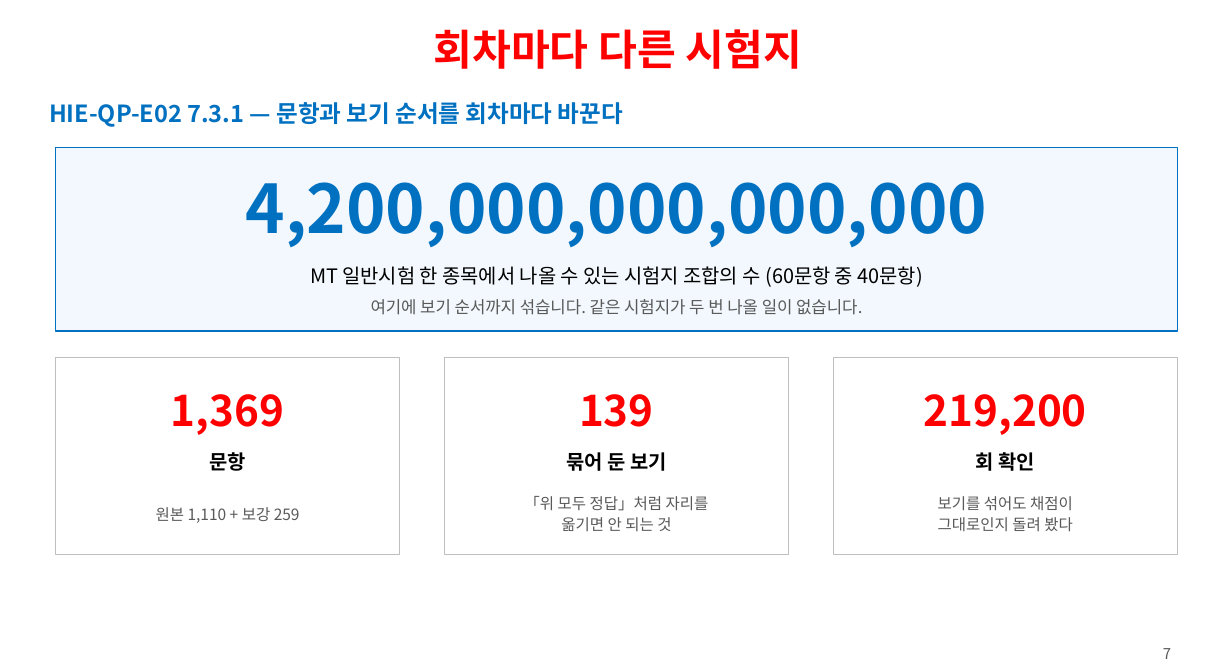
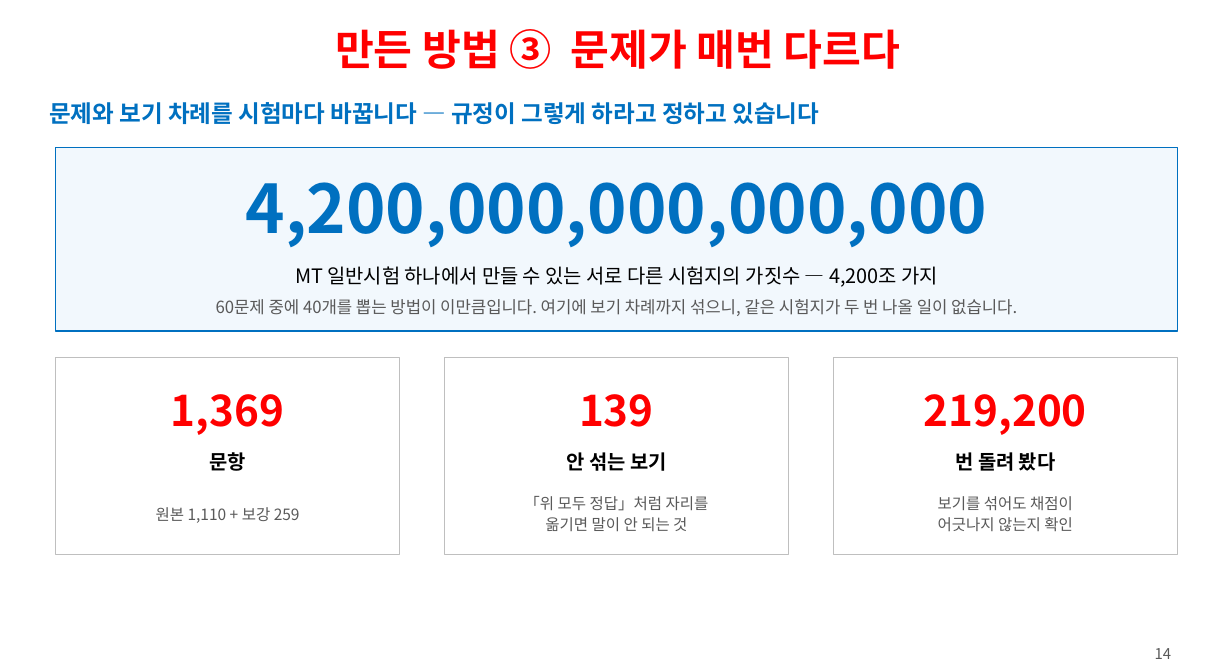
Before and after one commit to ys1277-sys/HIENDT-CBT, a slide deck: slide 14 of docs/발표자료-CBT-2026-08.pptx (slide 7 before the commit). Drawn at 1232x671 pixels with LibreOffice and Linux fonts; fonts in the diff are those of the drawing. Boxes give left, top, right and bottom in pixels: in the first picture for what was removed or moved away, otherwise in the second. Text is boxed around its words. In the diff, an @@ line names an element or a change of style, - is before the commit and + after.

```diff
--- a/docs/발표자료-CBT-2026-08.pptx
+++ b/docs/발표자료-CBT-2026-08.pptx
@@ text at <box>335,29,900,69</box>: text changed @@
-회차마다 다른 시험지
+만든 방법 ③ 문제가 매번 다르다
@@ text at <box>49,102,820,124</box>: text changed @@
-HIE-QP-E02 7.3.1 — 문항과 보기 순서를 회차마다 바꾼다
+문제와 보기 차례를 시험마다 바꿉니다 — 규정이 그렇게 하라고 정하고 있습니다
@@ text at <box>295,266,937,287</box>: text changed @@
-MT 일반시험 한 종목에서 나올 수 있는 시험지 조합의 수 (60문항 중 40문항)
+MT 일반시험 하나에서 만들 수 있는 서로 다른 시험지의 가짓수 — 4,200조 가지
@@ text at <box>216,299,1017,316</box>: text changed @@
-여기에 보기 순서까지 섞습니다. 같은 시험지가 두 번 나올 일이 없습니다.
+60문제 중에 40개를 뽑는 방법이 이만큼입니다. 여기에 보기 차례까지 섞으니, 같은 시험지가 두 번 나올 일이 없습니다.
@@ text at <box>566,452,666,471</box>: text changed @@
-묶어 둔 보기
+안 섞는 보기
@@ text at <box>955,452,1055,471</box>: text changed @@
-회 확인
+번 돌려 봤다
@@ text at <box>545,517,687,531</box>: text changed @@
-옮기면 안 되는 것
+옮기면 말이 안 되는 것
@@ text at <box>938,517,1073,531</box>: text changed @@
-그대로인지 돌려 봤다
+어긋나지 않는지 확인
@@ text at <box>1155,648,1171,659</box>: text changed @@
-7
+14
```
Also in this commit, not shown: 18 other slides changed, 1 other file.
